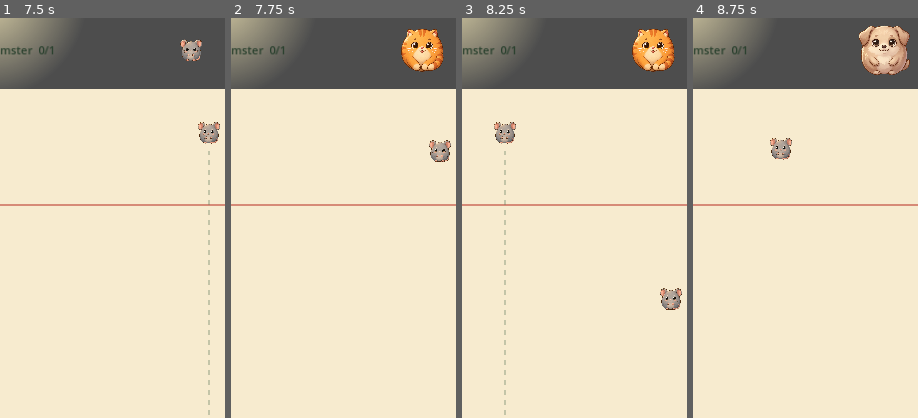
Above: before the commit, frames 1-4 (left to right).
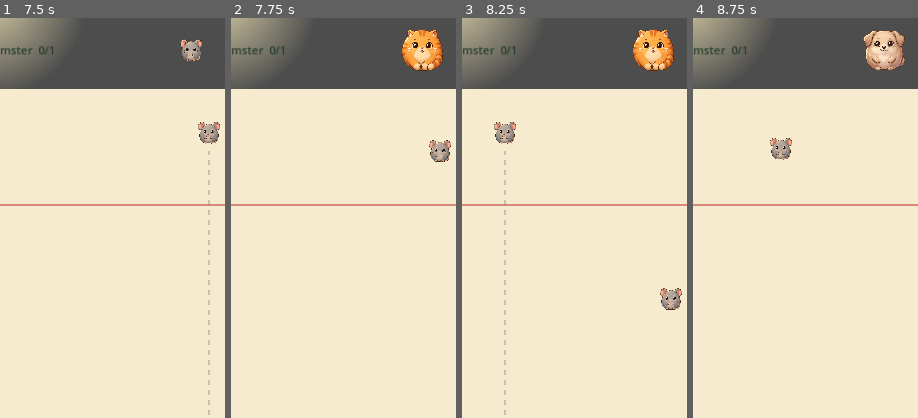
Above: after the commit, the same moments.

Repository: sandikovcusu-commits/MergeAnimal
Game: Godot game, scene res://scenes/game/ChallengeGame.tscn
Two runs of this game, one before a commit and one after it. Both use one fixed random seed, a clock stepped at 60 frames per second and the inputs below. This scene is started directly instead of the project's main scene.
Inputs (mouse positions are % of the whole screen's width and height, from its top left):
- Up to frame 1 (7.5 s): click "01 First Friend · Ready Creat…" at 0.5 s; click "Restart" at 1.25 s; click "Restart" at 2 s; click "Restart" at 2.75 s; click "Resume" at 3.5 s; click "Challenges" at 4.25 s; click "Leave" at 5 s; click "Pause" at 5.75 s; click "Resume" at 6.5 s; tap Enter (ui_accept) at 7.25 s; move the mouse to (72, 45) at 7.27 s; click (72, 45) at 7.42 s
- Up to frame 2 (7.75 s): tap Enter (ui_accept) at 7.52 s
- Up to frame 3 (8.25 s): tap Enter (ui_accept) at 8 s; drag from (30, 55) to (45, 70) at 8.02 s
- Up to frame 4 (8.75 s): no input
The pictures show only the part of the screen within x 26-76%, y 13-63%; the shares and areas given below are measured in that part.

Frame 1 is identical in both runs. In frame 2, 0.4% of the frame differs, in the area x 75-95%, y 2-14%; in frame 3, 0.4%; in frame 4, 1.6%, in the area x 73-97%, y 2-15%.

Commit message:
Verify blocked and final drop and improve high-tier preview
Co-authored-by: arena-agent <297053741+arena-agent@users.noreply.github.com>

Diff:
--- a/MergeAnimals/scripts/challenges/ChallengeGame.gd
+++ b/MergeAnimals/scripts/challenges/ChallengeGame.gd
@@ -110,6 +110,12 @@
 	challenge.record_score(score, merge_manager.last_merge_eligible)
 	challenge.record_merge(merge_manager.merge_count, combo_count, merge_manager.last_merge_eligible, true)
 	_update_challenge_hud()
+
+func _update_hud() -> void:
+	super._update_hud()
+	# High-tier challenge spawns need a compact HUD preview; physics radius is unchanged.
+	if is_instance_valid(next_preview) and next_data != null:
+		next_preview.scale = Vector2.ONE * minf(1.0, 34.0 / next_data.radius)
 
 func _update_challenge_hud() -> void:
 	if not is_instance_valid(goal_label) or challenge == null: return
--- a/MergeAnimals/tests/integration/day642_phase2.gd
+++ b/MergeAnimals/tests/integration/day642_phase2.gd
@@ -86,7 +86,50 @@
 	else:
 		check(false, "20 real drops reached the limit (actual=%d score=%d)" % [count, limited.score])
 	await dispose(limited)
+	await blocked_attempt_test()
+	await final_drop_chain_test()
 	print("PHASE2 checks=%d failures=%d" % [checks, failures]); quit(1 if failures else 0)
+func blocked_attempt_test() -> void:
+	var game = game_for(10); await frames()
+	game.current_data = game.animals[11]; game._set_aim(360)
+	check(game.drop_animal(), "blocked-spawn fixture requests a real first drop")
+	for i in range(70): await physics_frame
+	var prior: int = game.spawn_count
+	game.current_data = game.animals[11]
+	var down := InputEventMouseButton.new(); down.button_index = MOUSE_BUTTON_LEFT; down.pressed = true; down.position = Vector2(360, 600)
+	var up := InputEventMouseButton.new(); up.button_index = MOUSE_BUTTON_LEFT; up.pressed = false; up.position = down.position
+	game._unhandled_input(down); game._unhandled_input(up)
+	for i in range(4): await physics_frame
+	check(prior == 1 and game.spawn_count == prior and not game.result_finished, "blocked spawn attempt does not spend a drop")
+	await dispose(game)
+func final_drop_chain_test() -> void:
+	var game = game_for(10); await frames()
+	for i in range(18):
+		for tick in range(150): await physics_frame
+		if not game.is_playing(): break
+		game.current_data = game.animals[0]; game._set_aim(130 + (i % 7) * 75)
+		var before: int = game.spawn_count
+		if game.drop_animal():
+			for tick in range(120):
+				await physics_frame
+				if game.spawn_count > before or game.result_finished: break
+		if game.result_finished: break
+	for tick in range(150): await physics_frame
+	if game.is_playing():
+		game.current_data = game.animals[9]; game._set_aim(360); game.drop_animal()
+	for tick in range(200): await physics_frame
+	var pre: int = game.spawn_count
+	var before_score: int = game.score
+	if game.is_playing():
+		game.current_data = game.animals[9]; game._set_aim(360); game.drop_animal()
+	for tick in range(8): await physics_frame
+	var awaiting_chain: bool = game.spawn_count == 20 and not game.result_finished
+	for tick in range(1200):
+		await physics_frame
+		if game.result_finished: break
+	print("FINAL_DROP_RESULT pre=%d prescore=%d drops=%d score=%d merges=%d awaiting=%s success=%s" % [pre, before_score, game.spawn_count, game.score, game.merge_manager.merge_count, awaiting_chain, game.result_success])
+	check(pre == 19 and before_score < 150 and awaiting_chain and game.result_finished and game.result_success, "last permitted drop completes real merge before failure")
+	await dispose(game)
 func migrate_phase() -> void:
 	var old := {"version": 1, "entries": []}
 	for i in range(5): old.entries.append({"completed": true, "best": i * 100, "attempts": i + 1})
--- a/MergeAnimals/tests/integration/day642_visual.gd
+++ b/MergeAnimals/tests/integration/day642_visual.gd
@@ -35,12 +35,14 @@
 	var selection = current_scene
 	if selection.buttons.size() != 20 or not await capture("selection_20"): printerr("FAIL selection"); quit(1); return
 	for entry in [[0, "beginner"], [5, "intermediate"], [10, "advanced"], [15, "expert"]]:
-		selection.scroll.ensure_control_visible(selection.buttons[entry[0]])
+		selection.scroll.ensure_control_visible(selection.buttons[mini(entry[0] + 4, 19)])
 		await frames()
 		if not await capture(entry[1]): printerr("FAIL category capture"); quit(1); return
 	var game = await start(selection, 7)
 	if not await capture("timer_challenge"): printerr("FAIL timer capture"); quit(1); return
-	await go_back(game); selection = current_scene
+	game._toggle_pause(); game._main_menu(); await frames()
+	if not is_instance_valid(game.confirm_exit) or not await capture("leave_warning"): printerr("FAIL warning capture"); quit(1); return
+	game.confirm_exit.confirmed.emit(); await frames(); selection = current_scene
 	game = await start(selection, 10)
 	if not await capture("limited_drops"): printerr("FAIL limit capture"); quit(1); return
 	await go_back(game); selection = current_scene
Binary file added: MergeAnimals/art_reports/v0642_challenge/challenge_failed.jpg
Binary file added: MergeAnimals/art_reports/v0642_challenge/challenge_gameplay.jpg
Binary file added: MergeAnimals/art_reports/v0642_challenge/challenge_selection_locked.jpg
Binary file added: MergeAnimals/art_reports/v0642_challenge/challenge_selection_unlocked.jpg
Binary file added: MergeAnimals/art_reports/v0642_challenge/challenge_success.jpg
Binary file added: MergeAnimals/art_reports/v0642_challenge/desktop_advanced.jpg
Binary file added: MergeAnimals/art_reports/v0642_challenge/desktop_beginner.jpg
Binary file added: MergeAnimals/art_reports/v0642_challenge/desktop_expert.jpg
Binary file added: MergeAnimals/art_reports/v0642_challenge/desktop_failed.jpg
Binary file added: MergeAnimals/art_reports/v0642_challenge/desktop_golden_garden.jpg
Binary file added: MergeAnimals/art_reports/v0642_challenge/desktop_intermediate.jpg
Binary file added: MergeAnimals/art_reports/v0642_challenge/desktop_limited_drops.jpg
(and 13 more such lines)
